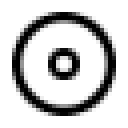
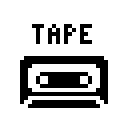
Before/after of a 128 × 128 layered artwork. What changed in the layer stack:
removed layer "Copie de maximized_32x32.png" over [12, 12, 116, 116]
removed layer "maximized_32x32.png" over [48, 48, 80, 80]
added layer "Copie de Copie de Copie de Copie de maximized_32x32.png #2" above "Copie de Copie de Copie de Copie de maximized_32x32.png #1" over [20, 24, 108, 108]
